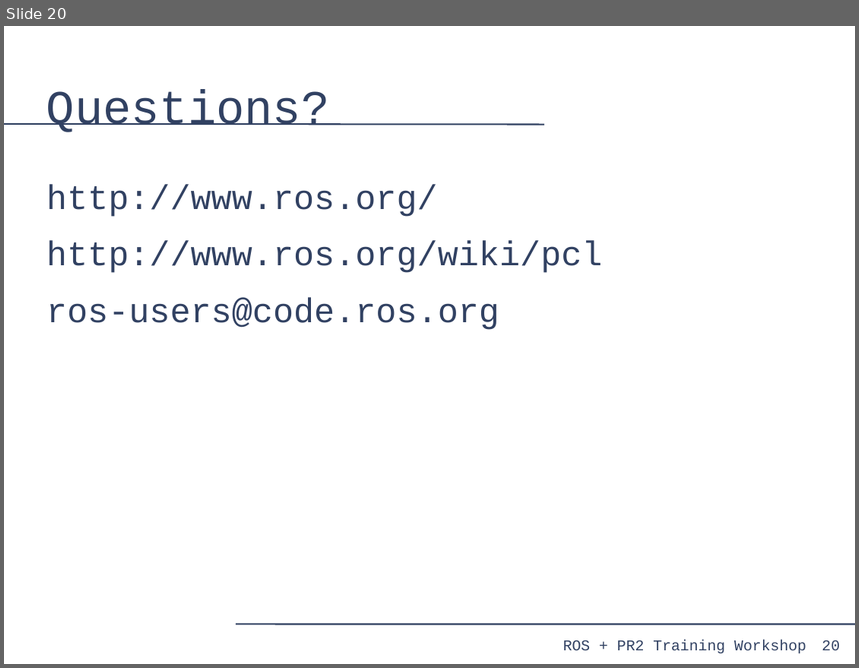
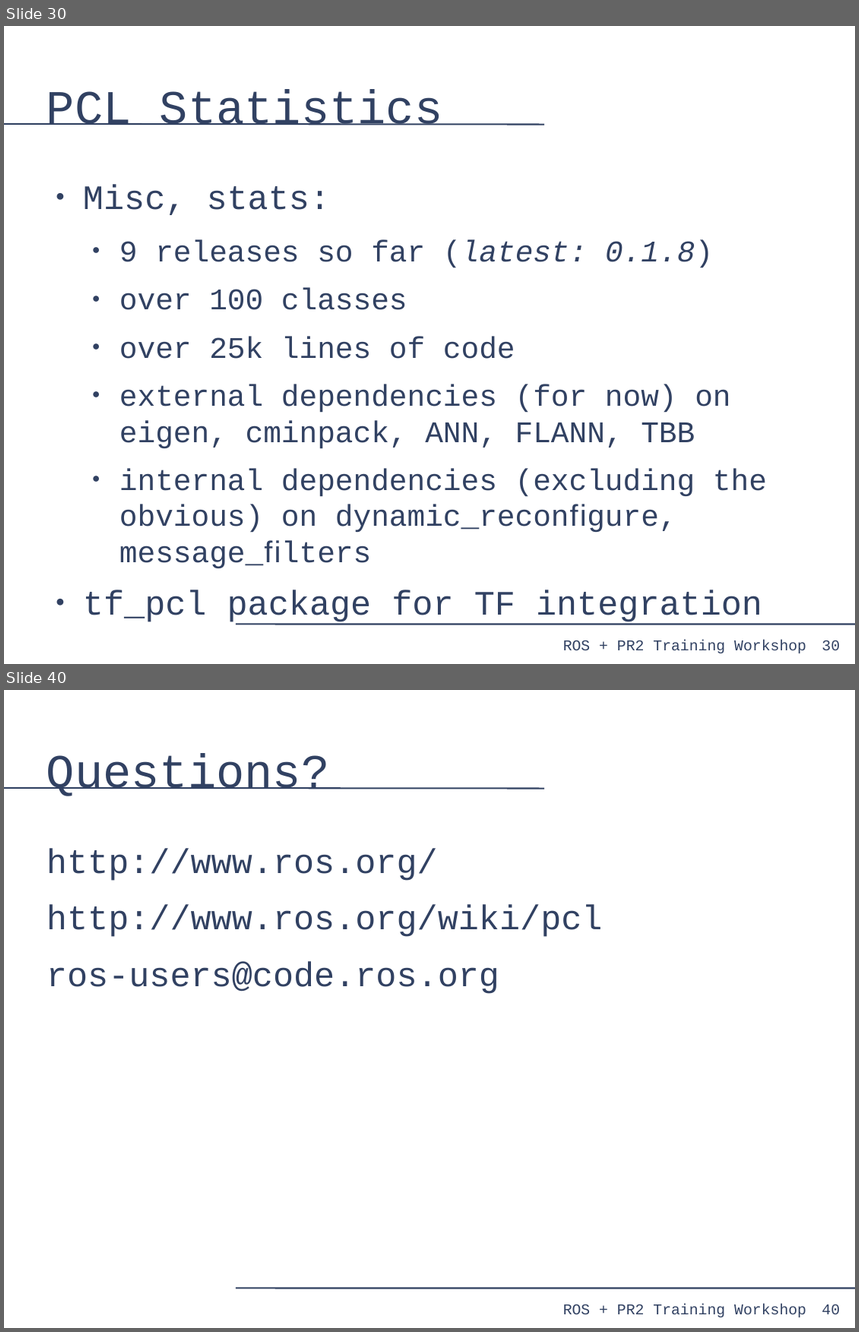
Before and after one commit to PR2/pr2_docs, a slide deck: pr2_training_workshop/processing_laser_data/slides.odp. Shown one above the other, each under a label of ours: slide 20 before the commit, slides 30 and 40 after it; the slides between them are not shown. The pictures are 859x668 and 859x1332 pixels, drawn with LibreOffice and Linux fonts; fonts in the diff are those of the drawing. Boxes give left, top, right and bottom in pixels: in the first picture for what was removed or moved away, otherwise in the second. Text is boxed around its words. In the diff, an @@ line names an element or a change of style, - is before the commit and + after.

```diff
--- a/pr2_training_workshop/processing_laser_data/slides.odp
+++ b/pr2_training_workshop/processing_laser_data/slides.odp
@@ slide 30 added at [4,26,855,664], background #FFFFFF; not listed: 4 template elements that a slide beside it also shows @@
@@ title added at [47,90,443,126], 44 pt, text #314162 @@
+PCL Statistics
@@ text added at [83,185,767,625], 28 pt, text #314162 @@
+● Misc, stats:
+  ● 9 releases so far (latest: 0.1.8)
+  ● over 100 classes
+  ● over 25k lines of code
+  ● external dependencies (for now) on eigen, cminpack, ANN, FLANN, TBB
+  ● internal dependencies (excluding the obvious) on dynamic_reconﬁgure, message_ﬁlters
+● tf_pcl package for TF integration
@@ what was slide 20 is now slide 40 @@
@@ page number at [822,1305,840,1315]: text changed @@
-20
+40
```
Also in this commit, not shown: 6 slides changed, 19 other slides added.
